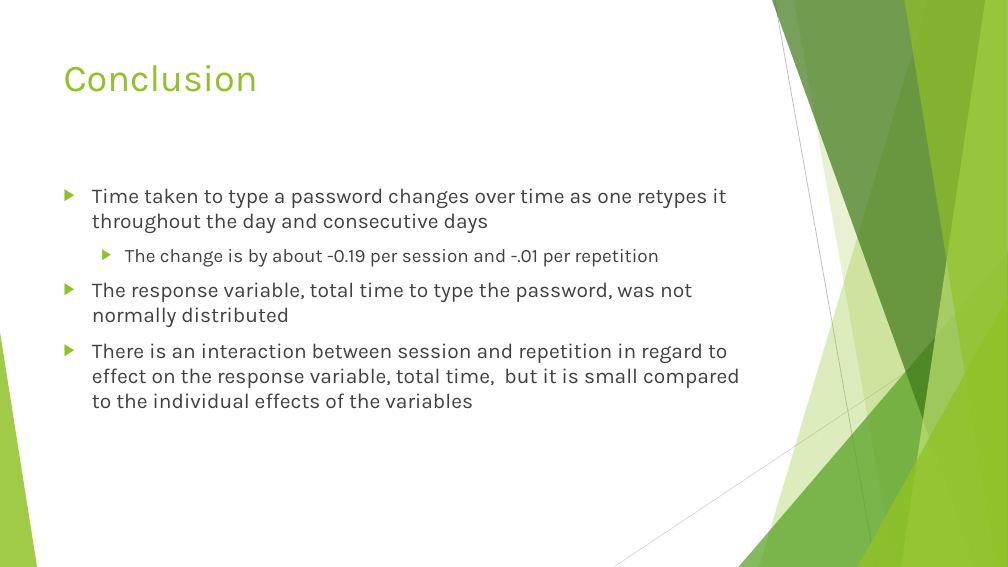
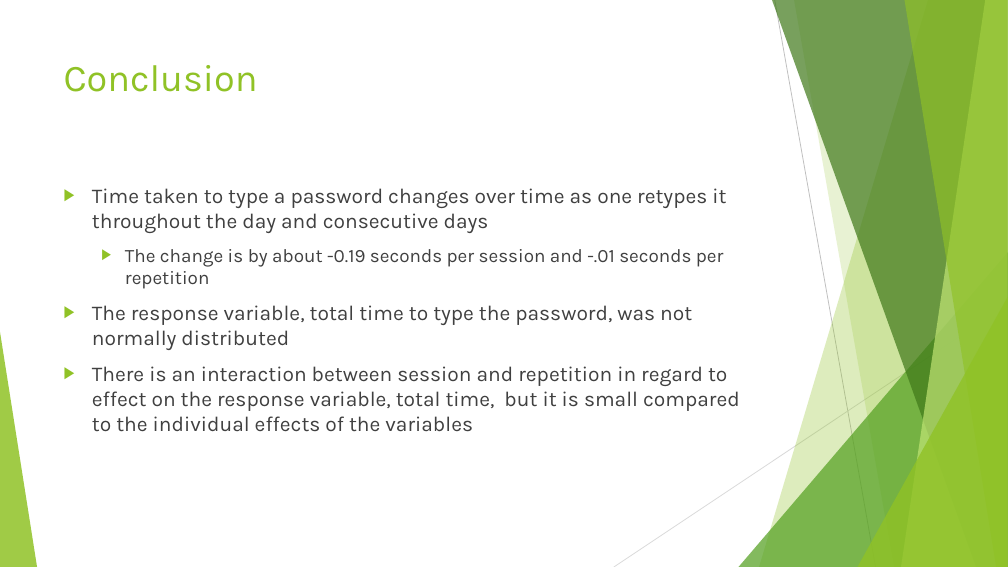
Before and after one commit to ggunaward/Analytics-Portfolio, a slide deck: slide 18 of R/STAT 601 - Applied Statistics I/Project 4 - Mixed Effects Model Analysis Typing Dynamics/Project 4 Powerpoint - Gavin Gunawardena.pptx. Drawn at 1008x567 pixels with LibreOffice and Linux fonts; fonts in the diff are those of the drawing. Boxes give left, top, right and bottom in pixels: in the first picture for what was removed or moved away, otherwise in the second. Text is boxed around its words. In the diff, an @@ line names an element or a change of style, - is before the commit and + after.

Commit message:
Updates to powerpoint presentations.

```diff
--- a/R/STAT 601 - Applied Statistics I/Project 4 - Mixed Effects Model Analysis Typing Dynamics/Project 4 Powerpoint - Gavin Gunawardena.pptx
+++ b/R/STAT 601 - Applied Statistics I/Project 4 - Mixed Effects Model Analysis Typing Dynamics/Project 4 Powerpoint - Gavin Gunawardena.pptx
@@ text at box(125, 249, 724, 289): text changed @@
-  ▶ The change is by about -0.19 per session and -.01 per repetition
+  ▶ The change is by about -0.19 seconds per session and -.01 seconds per repetition
```
Also in this commit, not shown: 1 slide added, 1 slide removed, 1 other file.
